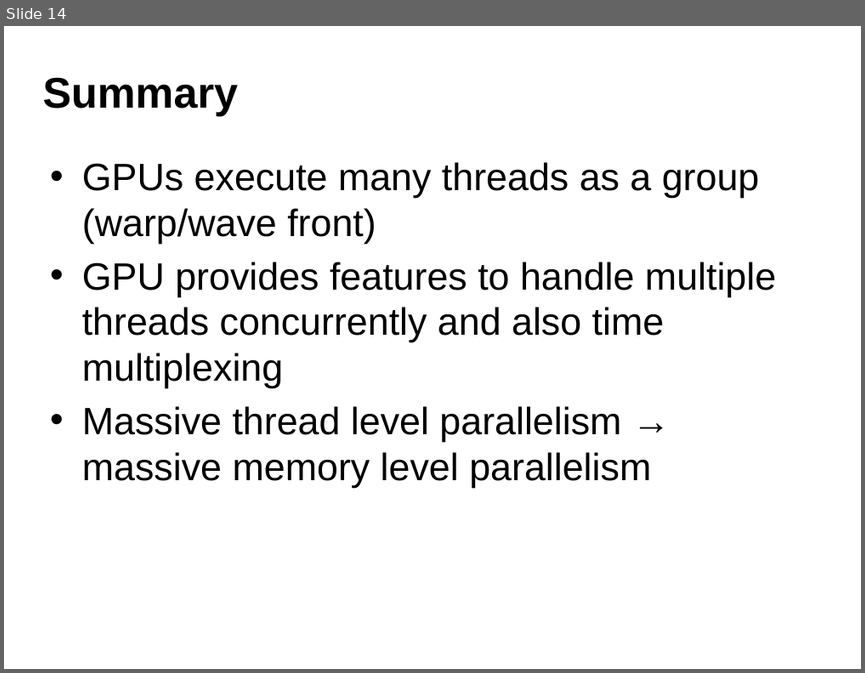
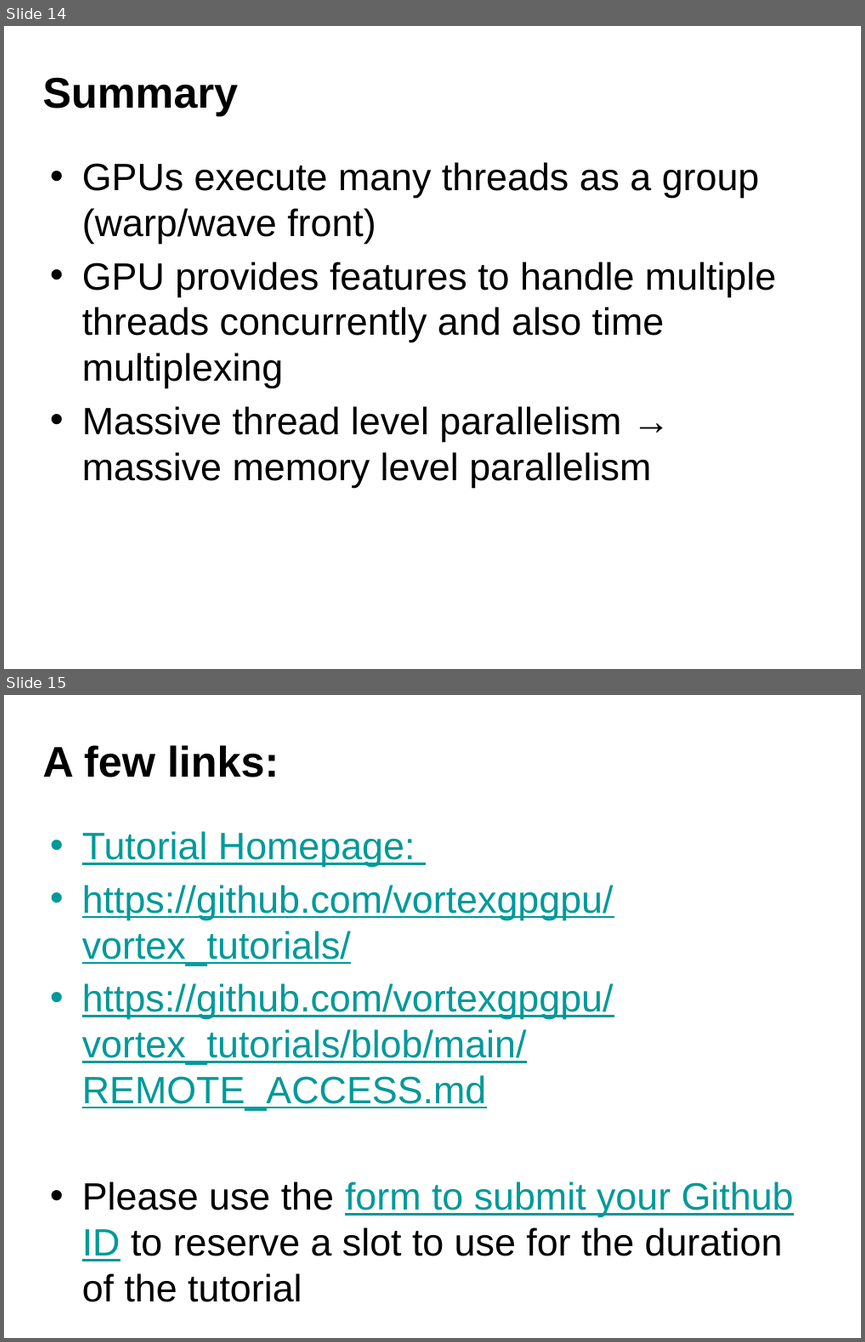
Before and after one commit to vortexgpgpu/vortex_tutorials, a slide deck: Slides_MICRO58/1.gpu_arch.pptx. Shown one above the other, each under a label of ours: slide 14 before the commit, slides 14 and 15 after it. The pictures are 865x673 and 865x1342 pixels, drawn with LibreOffice and Linux fonts; fonts in the diff are those of the drawing; background and template pictures are left out. Boxes give left, top, right and bottom in pixels: in the first picture for what was removed or moved away, otherwise in the second. Text is boxed around its words. In the diff, an @@ line names an element or a change of style, - is before the commit and + after.

Commit message:
update slides

```diff
--- a/Slides_MICRO58/1.gpu_arch.pptx
+++ b/Slides_MICRO58/1.gpu_arch.pptx
@@ slide 15 added at box(4, 695, 861, 1338), background picture (left out) @@
@@ title added at box(43, 745, 279, 777), 36 pt, text #000000, bold @@
+A few links:
@@ text added at box(82, 831, 794, 1302), 32 pt, text #009999, underline @@
+• Tutorial Homepage:
+• https://github.com/vortexgpgpu/vortex_tutorials/
+• https://github.com/vortexgpgpu/vortex_tutorials/blob/main/REMOTE_ACCESS.md
+• Please use the form to submit your Github ID to reserve a slot to use for the duration of the tutorial
```
